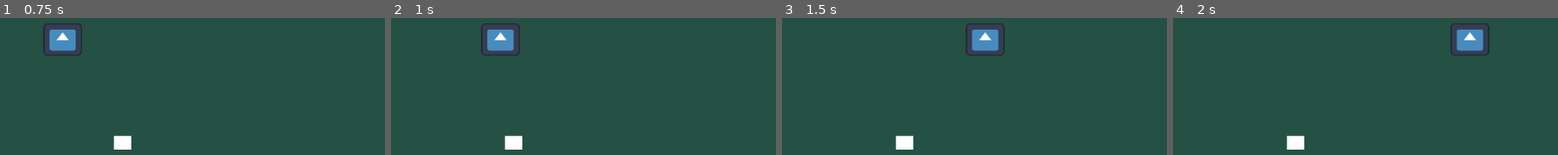
Above: before the commit, frames 1-4 (left to right).
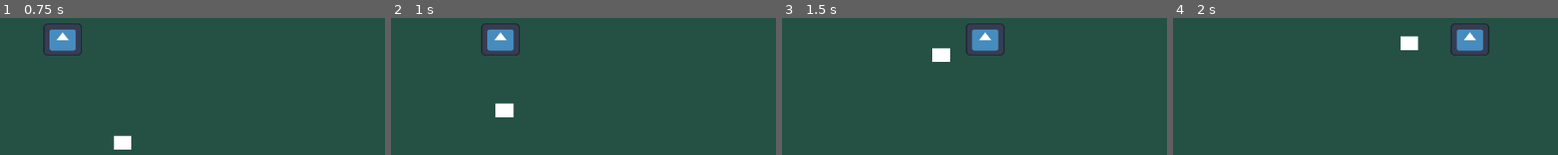
Above: after the commit, the same moments.

Repository: PierceFrancis/Godot-Final-Project
Game: Godot game, scene res://Scenes/ai_test.tscn
Same seed, same stepped clock (60 frames per second), same inputs: the game is played once before the commit and once after it. This scene is started directly instead of the project's main scene. The engine's default icon, where the game draws it, is replaced by a stand-in: a white triangle on a blue panel in a dark square.
Inputs:
- Up to frame 1 (0.75 s): tap Enter (ui_accept) at 0.5 s; hold Right (ui_right) from 0.53 s (still down)
- Up to frame 2 (1 s): keep holding Right (ui_right); tap Enter (ui_accept) at 0.77 s
- Up to frame 3 (1.5 s): keep holding Right (ui_right)
- Up to frame 4 (2 s): keep holding Right (ui_right); tap Enter (ui_accept) at 1.52 s

Frame 1 is identical in both runs. In frame 2, 1.0% of the frame differs, in the area x 27-35%, y 62-97%; in frame 3, 1.0%; in frame 4, 1.0%.

Commit message:
Update enemy
enemy scirpt now only detects if the player enteres its detection shape thing

Diff:
--- a/Scenes/Scripts/enemy.gd
+++ b/Scenes/Scripts/enemy.gd
@@ -1,7 +1,7 @@
 extends CharacterBody2D
 
 
-const SPEED = 200.0
+const SPEED = 250.0
 @export var player : Node2D
 #Hostile or idle Bool
 var Hostile : bool = false
@@ -21,4 +21,5 @@
 
 
 func _on_area_2d_body_entered(body: Node2D) -> void:
-	Hostile  = true
+	if body.name == "Player":
+		Hostile  = true
--- a/Scenes/ai_test.tscn
+++ b/Scenes/ai_test.tscn
@@ -40,7 +40,7 @@
 
 [node name="Area2D" type="Area2D" parent="enemy"]
 position = Vector2(2.4303285e-06, -2.3841858e-07)
-scale = Vector2(0.8139442, 1.0110737)
+scale = Vector2(1.497373, 4.181692)
 
 [node name="CollisionShape2D" type="CollisionShape2D" parent="enemy/Area2D"]
 scale = Vector2(8.860776, -3.7720153)
